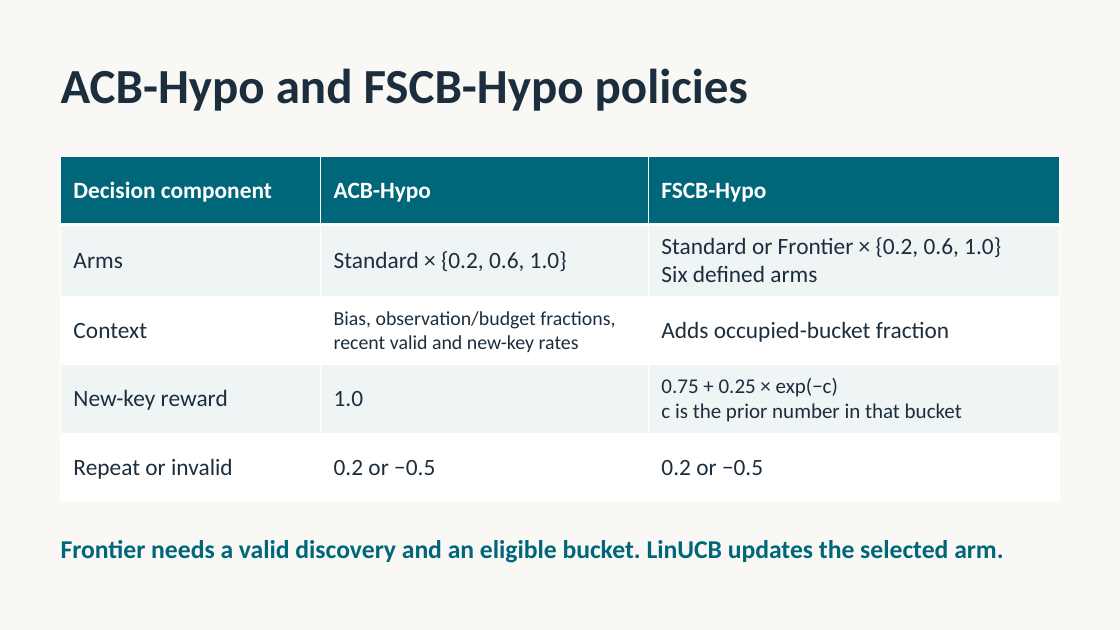
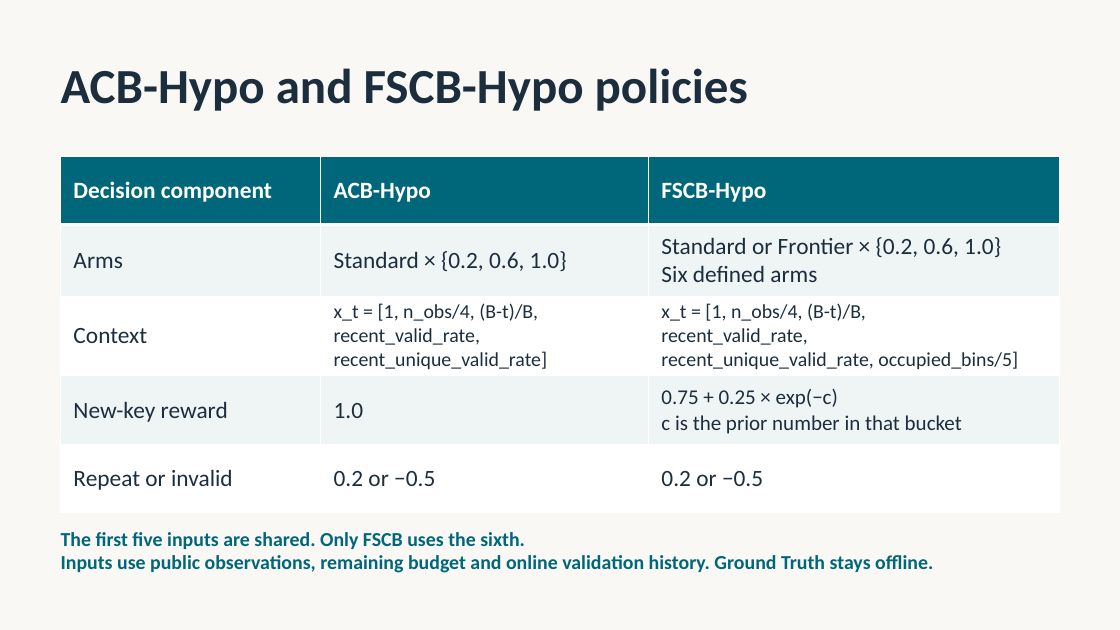
Before and after one commit to wql4612/EEC4300GroupProject, a slide deck: slide 6 of docs/presentation/EEC4300-final.pptx. Drawn at 1120x630 pixels with LibreOffice and Linux fonts; fonts in the diff are those of the drawing. Boxes give left, top, right and bottom in pixels: in the first picture for what was removed or moved away, otherwise in the second. Text is boxed around its words. In the diff, an @@ line names an element or a change of style, - is before the commit and + after.

Commit message:
Finalize presentation wording and repository guide

```diff
--- a/docs/presentation/EEC4300-final.pptx
+++ b/docs/presentation/EEC4300-final.pptx
@@ table at <box>60,156,1060,499</box> @@
-row 3, column 2: Bias, observation/budget fractions, / recent valid and new-key rates
+row 3, column 2: x_t = [1, n_obs/4, (B-t)/B, / recent_valid_rate, / recent_unique_valid_rate]
-row 3, column 3: Adds occupied-bucket fraction
+row 3, column 3: x_t = [1, n_obs/4, (B-t)/B, / recent_valid_rate, / recent_unique_valid_rate, occupied_bins/5]
@@ text at <box>61,532,933,573</box>: text changed; size 22 to 17 pt @@
-Frontier needs a valid discovery and an eligible bucket. LinUCB updates the selected arm.
+The first five inputs are shared. Only FSCB uses the sixth.
+Inputs use public observations, remaining budget and online validation history. Ground Truth stays offline.
```
Also in this commit, not shown: 1 other slide changed, 2 other files.
